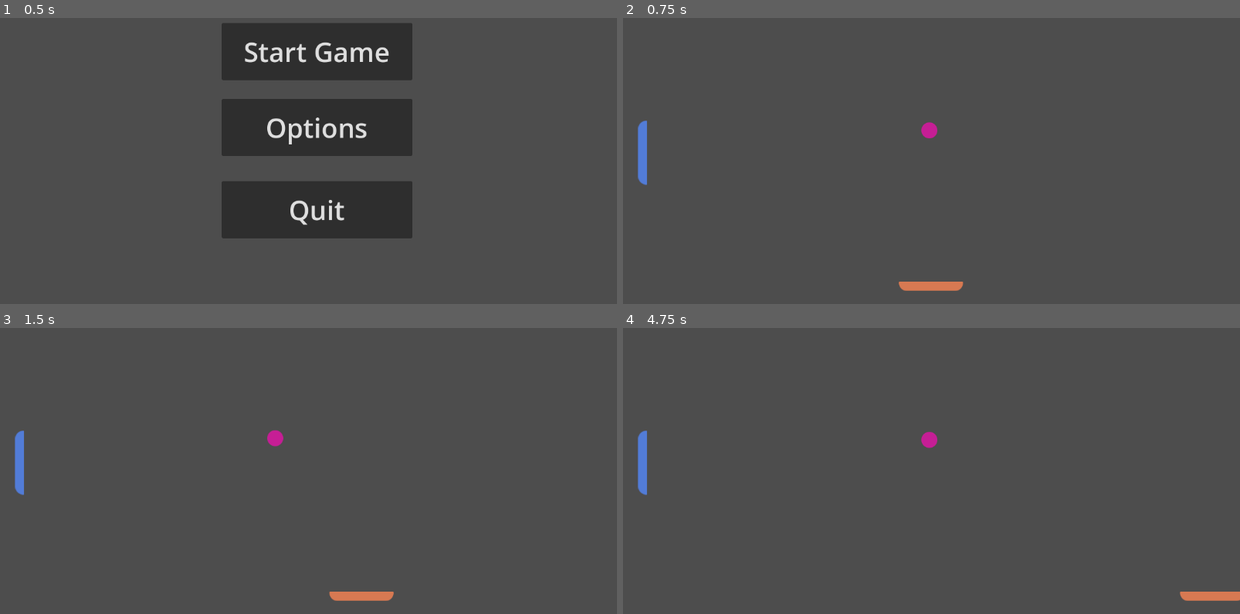
Above: before the commit, frames 1-4 (two rows, left to right).
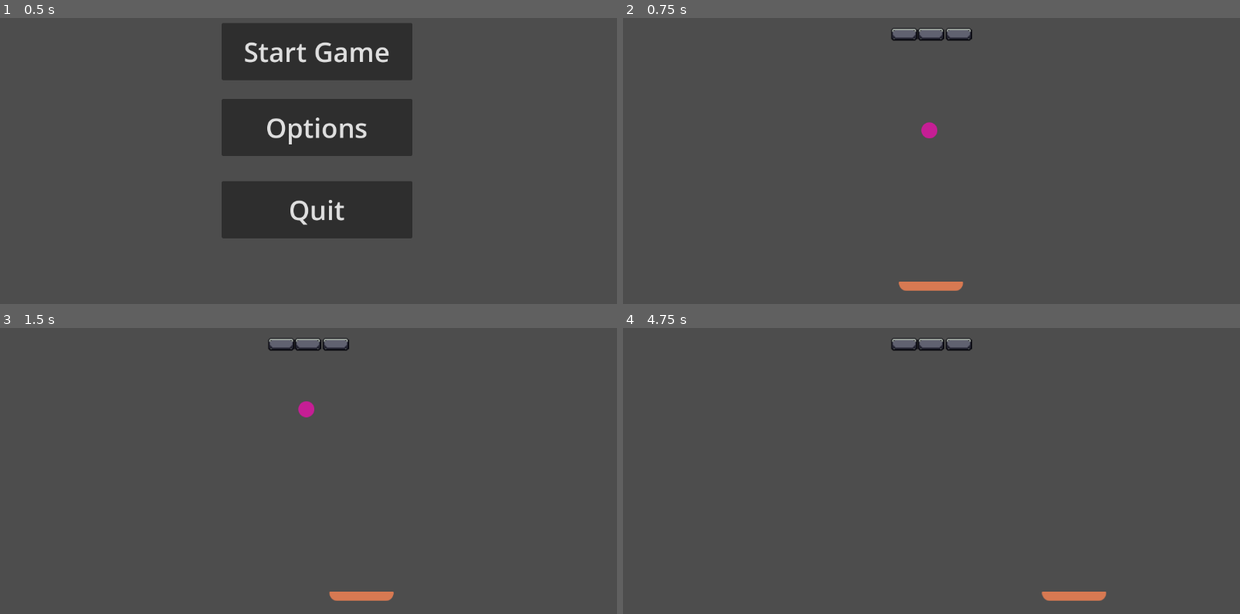
Above: after the commit, the same moments.

Repository: GeoRosa2019/GodotBreakout
Game: Godot game, scene res://Scenes/main_menu.tscn
The game is run twice, just before and just after one commit, with the same random seed, the same clock (stepped at 60 frames per second) and the same inputs.
Inputs:
- Up to frame 1 (0.5 s): no input
- Up to frame 2 (0.75 s): click "Start Game" at 0.5 s
- Up to frame 3 (1.5 s): tap Enter at 1.25 s; hold D (move_right) from 1.28 s (still down); tap Space (space_button) at 1.35 s
- Up to frame 4 (4.75 s): release D (move_right) at 2.03 s; hold A (move_left) 2.03-2.78 s; tap Space (space_button) every 0.75 s from 2.1 to 4.35 s; hold D (move_right) 2.78-4.28 s; hold A (move_left) from 4.28 s (still down)

Frame 1 is identical in both runs. In frame 2, 0.8% of the frame differs, in the area x 2-57%, y 3-59%; in frame 3, 1.1%; in frame 4, 1.6%, in the area x 2-100%, y 3-96%.

Commit message:
Update to convert breakout

Diff:
--- a/Scenes/breakable_brick.tscn
+++ b/Scenes/breakable_brick.tscn
@@ -1,3 +1,20 @@
 [gd_scene format=3 uid="uid://flwkmafc75h6"]
 
-[node name="breakable_brick" type="Node2D" unique_id=1190241123]
+[ext_resource type="Script" uid="uid://b8ih1xjsucxar" path="res://breakable_brick.gd" id="1_gskf4"]
+[ext_resource type="Texture2D" uid="uid://66n51602jh8y" path="res://Assets/Brick_Breaker_Assets/bricks.png" id="1_w45uv"]
+
+[sub_resource type="RectangleShape2D" id="RectangleShape2D_spwtx"]
+size = Vector2(49, 24)
+
+[node name="Brick" type="StaticBody2D" unique_id=1124446560]
+script = ExtResource("1_gskf4")
+
+[node name="Sprite2D" type="Sprite2D" parent="." unique_id=1054822201]
+scale = Vector2(1.5, 1.5)
+texture = ExtResource("1_w45uv")
+region_enabled = true
+region_rect = Rect2(111.37804, 0.10048866, 33.381195, 15.550247)
+
+[node name="CollisionShape2D" type="CollisionShape2D" parent="." unique_id=1049124291]
+position = Vector2(0.5, 0)
+shape = SubResource("RectangleShape2D_spwtx")
--- a/Scenes/game.tscn
+++ b/Scenes/game.tscn
@@ -1,46 +1,15 @@
 [gd_scene format=3 uid="uid://bxq7r4s53oqmi"]
 
 [ext_resource type="PackedScene" uid="uid://bbgq21qgtiv1y" path="res://Scenes/player.tscn" id="1_ebmjs"]
-[ext_resource type="Script" uid="uid://01vg1mdr8yyy" path="res://Scripts/game_manager.gd" id="1_i6g32"]
 [ext_resource type="PackedScene" uid="uid://b6nqulstgu038" path="res://Scenes/ball.tscn" id="2_qxrlw"]
-[ext_resource type="PackedScene" uid="uid://bisu3qgtvvsl" path="res://Scenes/cpu.tscn" id="2_wowpa"]
 [ext_resource type="PackedScene" uid="uid://dsircs1b07ld6" path="res://Scenes/boarders.tscn" id="3_wrm1d"]
-[ext_resource type="PackedScene" uid="uid://b83jtfkvfjk3b" path="res://Scenes/score_zone.tscn" id="4_3dryh"]
-[ext_resource type="PackedScene" uid="uid://uu087o8i4216" path="res://Scenes/cpu_score_zone.tscn" id="7_1l0tm"]
+[ext_resource type="PackedScene" uid="uid://flwkmafc75h6" path="res://Scenes/breakable_brick.tscn" id="4_3dryh"]
 
 [node name="Game" type="Node2D" unique_id=102264006]
-
-[node name="GameManager" type="Node" parent="." unique_id=1743384947]
-unique_name_in_owner = true
-script = ExtResource("1_i6g32")
-
-[node name="Label" type="Node" parent="GameManager" unique_id=1692483071]
-
-[node name="PlayerScore" type="Label" parent="GameManager/Label" unique_id=1981259915]
-visible = false
-offset_left = 89.0
-offset_top = -232.0
-offset_right = 129.0
-offset_bottom = -209.0
-theme_override_font_sizes/font_size = 50
-text = "0"
-
-[node name="CPUScore" type="Label" parent="GameManager/Label" unique_id=1341335460]
-visible = false
-offset_left = -91.0
-offset_top = -232.0
-offset_right = -51.0
-offset_bottom = -209.0
-theme_override_font_sizes/font_size = 50
-text = "0"
 
 [node name="Player" parent="." unique_id=582100398 instance=ExtResource("1_ebmjs")]
 position = Vector2(0, 292)
 rotation = 1.5707964
-
-[node name="CPU" parent="." unique_id=1763461983 instance=ExtResource("2_wowpa")]
-position = Vector2(-535, 1)
-speed = 500.0
 
 [node name="Ball" parent="." unique_id=401520195 instance=ExtResource("2_qxrlw")]
 
@@ -50,19 +19,20 @@
 [node name="Borders" type="Node" parent="." unique_id=903860754]
 
 [node name="Borders" parent="Borders" unique_id=2071439571 instance=ExtResource("3_wrm1d")]
-position = Vector2(-2, 329)
-scale = Vector2(15.800001, 1)
+position = Vector2(571, -6.999998)
+scale = Vector2(0.42166197, -31.725363)
 
-[node name="Borders2" parent="Borders" unique_id=840304297 instance=ExtResource("3_wrm1d")]
-position = Vector2(-2, -313.99997)
-scale = Vector2(15.800001, 1)
+[node name="Borders3" parent="Borders" unique_id=314570917 instance=ExtResource("3_wrm1d")]
+position = Vector2(-567, -3.999998)
+scale = Vector2(0.42166197, -31.725363)
 
-[node name="scoreZones" type="Node" parent="." unique_id=20897238]
+[node name="Bricks1" type="Node" parent="." unique_id=1756250366]
 
-[node name="scoreZone" parent="scoreZones" unique_id=1852793413 instance=ExtResource("4_3dryh")]
-position = Vector2(-576, 5)
-scale = Vector2(1, 31.080002)
+[node name="Brick" parent="Bricks1" unique_id=1124446560 instance=ExtResource("4_3dryh")]
+position = Vector2(3, -180)
 
-[node name="cpu_score_zone" parent="scoreZones" unique_id=1269068997 instance=ExtResource("7_1l0tm")]
-position = Vector2(580, 8)
-scale = Vector2(1.16, 33.599205)
+[node name="Brick2" parent="Bricks1" unique_id=1207547637 instance=ExtResource("4_3dryh")]
+position = Vector2(55, -180)
+
+[node name="Brick3" parent="Bricks1" unique_id=328718323 instance=ExtResource("4_3dryh")]
+position = Vector2(-47, -180)
--- a/Scripts/ball.gd
+++ b/Scripts/ball.gd
@@ -9,31 +9,16 @@
 func _process(delta):
 	if not launched and Input.is_action_just_pressed("space_button"):
 		launched = true
-		randomize_direction()
+		velocity = Vector2.UP * speed  # or whatever direction you want the ball to start moving
 
-func randomize_direction():
-	# Randomly choose left or right
-	var x_direction = [-1, 1].pick_random()
-
-	# Random vertical angle
-	var y_direction = randf_range(-0.6, 0.6)
-
-	# Create normalized direction vector
-	velocity = Vector2(x_direction, y_direction).normalized() * speed
-
-func _physics_process(delta):
-
-	var collision = move_and_collide(velocity * delta)
-
+# Ball script
+func _physics_process(delta: float) -> void:
+	if not launched:
+		return
+	var collision := move_and_collide(velocity * delta)
 	if collision:
-		# Bounce using collision normal
+		var collider = collision.get_collider()
+		if collider.is_in_group("bricks"):
+			print("Hit a brick!")
+			collider.queue_free()
 		velocity = velocity.bounce(collision.get_normal())
-
-		# Optional: slightly increase speed over time
-		velocity *= 1.05
-
-# Resets the ball after scoring
-func reset():
-	position = Vector2(0, -1)
-	velocity = Vector2.ZERO
-	launched = false
--- a/Scripts/game_manager.gd
+++ b/Scripts/game_manager.gd
@@ -1,32 +1 @@
 extends Node
-
-@onready var player_label = $Label/PlayerScore
-@onready var cpu_label = $Label/CPUScore
-@onready var ball = $"../Ball"
-var playerScore = 0
-var cpuScore = 0
-var can_score = false
-
-func _ready():
-	await get_tree().create_timer(0.2).timeout  # wait 200ms instead of 1 frame
-	can_score = true
-
-func playerScored():
-	if !can_score:
-		return
-	playerScore += 1
-	player_label.text = str(playerScore)
-	can_score = false
-	ball.reset()
-	await get_tree().create_timer(0.5).timeout  # brief pause before allowing rescore
-	can_score = true
-
-func cpuScored():
-	if !can_score:
-		return
-	cpuScore += 1
-	cpu_label.text = str(cpuScore)
-	can_score = false
-	ball.reset()
-	await get_tree().create_timer(0.5).timeout
-	can_score = true
--- /dev/null
+++ b/breakable_brick.gd
@@ -0,0 +1 @@
+extends StaticBody2D
--- a/project.godot
+++ b/project.godot
@@ -12,12 +12,16 @@
 
 config/name="Breakout"
 run/main_scene="uid://psbanxmq2ray"
-config/features=PackedStringArray("4.6", "Forward Plus")
+config/features=PackedStringArray("4.7", "Forward Plus")
 config/icon="res://icon.svg"
 
 [dotnet]
 
 project/assembly_name="ArcadeGame"
+
+[global_group]
+
+bricks=""
 
 [input]
 
Binary file added: Assets/Brick_Breaker_Assets/Backround_Tiles.png
Not shown, added: Assets/Brick_Breaker_Assets/Backround_Tiles.png.import
Binary file added: Assets/Brick_Breaker_Assets/Hearts.png
Not shown, added: Assets/Brick_Breaker_Assets/Hearts.png.import
Not shown, added: Assets/Brick_Breaker_Assets/License.txt
Binary file added: Assets/Brick_Breaker_Assets/Paddle_Parts.png
Not shown, added: Assets/Brick_Breaker_Assets/Paddle_Parts.png.import
Binary file added: Assets/Brick_Breaker_Assets/bricks.png
Not shown, added: Assets/Brick_Breaker_Assets/bricks.png.import
Binary file added: Assets/Brick_Breaker_Assets/paddles_and_balls.png
Not shown, added: Assets/Brick_Breaker_Assets/paddles_and_balls.png.import
Not shown, added: breakable_brick.gd.uid
